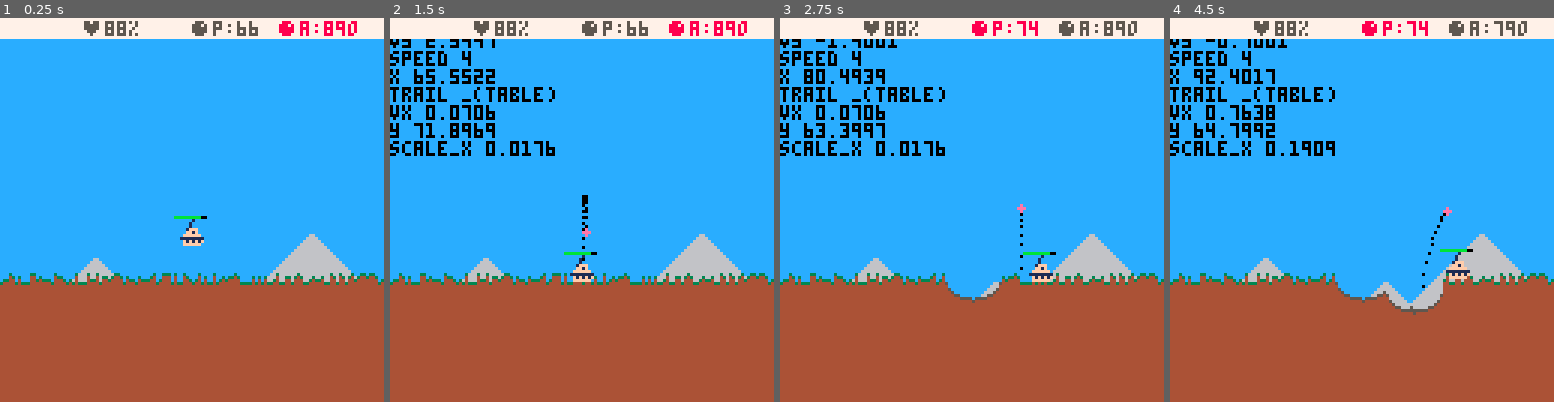
Above: before the commit, frames 1-4 (left to right).
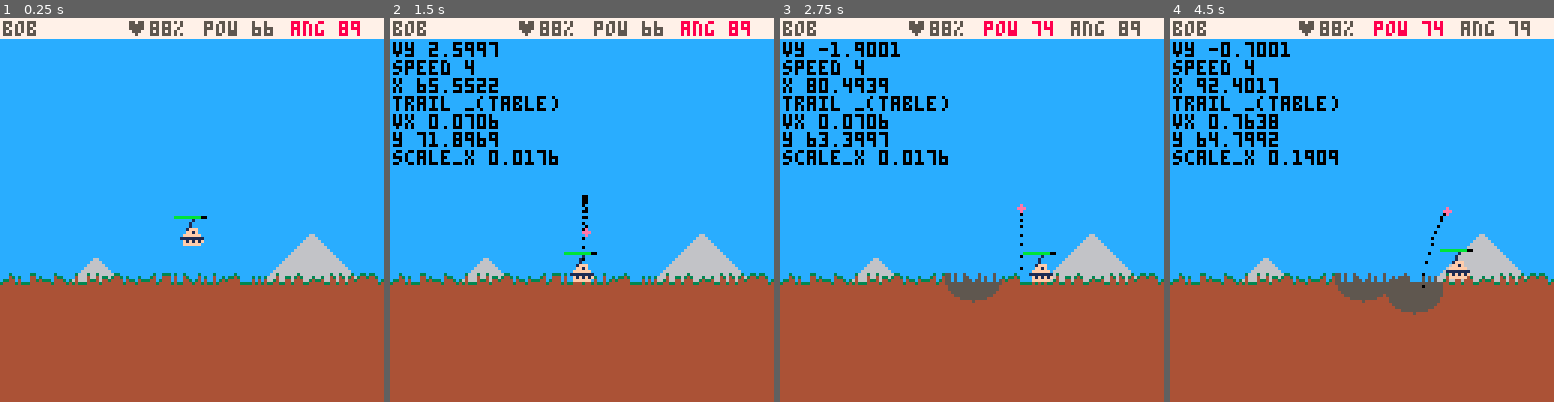
Above: after the commit, the same moments.

Repository: garrow/pico8
Game: PICO-8 cartridge carts/scorch.p8
The game is run twice, just before and just after one commit, with the same random seed, the same clock (stepped at 60 frames per second) and the same inputs.
Inputs:
- Up to frame 1 (0.25 s): no input
- Up to frame 2 (1.5 s): tap X (X key) at 0.33, 1.07 s; tap O (Z key) at 0.7 s
- Up to frame 3 (2.75 s): hold Right 1.6-2.1 s; tap O (Z key) at 1.7, 2.1, 2.5 s; tap X (X key) at 1.85 s; hold Up 2.15-2.42 s; hold Right from 2.47 s (still down)
- Up to frame 4 (4.5 s): tap O (Z key) every 0.4 s from 2.9 to 4.1 s; tap X (X key) at 2.97, 4.08 s; release Right at 3.03 s; hold Left 3.08-3.58 s; hold Down 3.63-3.97 s; hold Right from 4.02 s (still down)

The runs differ from the first frame. In frame 1, 1.8% of the frame differs, in the area x 0-94%, y 0-5%; in frame 2, 7.3%; in frame 3, 7.8%; in frame 4, 8.8%, in the area x 0-94%, y 0-76%.

Commit message:
Clean UI

Diff:
--- a/carts/scorch.p8
+++ b/carts/scorch.p8
@@ -57,7 +57,8 @@
 conf.gravity = 0.3
 conf.use_screenshake = true
 
-player_tank = nil
+player1_tank = nil
+player2_tank = nil
 
 
 
@@ -73,15 +74,18 @@
 
   first_terrain = copy(terrain)
 
-  player_tank = make_tank()
-
-end
-
-function make_tank()
+  player1_tank = make_tank()
+
+end
+
+function make_tank(name)
+  if not name then name = "bob" end
+
   local t = {}
   t.color = flr(rnd(15))
   t.x = 64
   t.y = 64
+  t.name = name
   t.tur_angle = 89 -- flr(rnd(90)) + 90
   t.input_type = "angle"
   t.power  = flr(rnd(conf.max_power))
@@ -127,7 +131,7 @@
   t += 1
   t %= max_int
 
-  tanks = { player_tank }
+  tanks = { player1_tank }
 
   local firing = btn(4, 0) and btnp(4, 0)
 
@@ -141,12 +145,12 @@
     if not time_paused then
       explosion   = tick_explosion(explosion)
       terrain     = apply_terrain_destruction(terrain, explosion)
-      player_tank = apply_tank_damage(player_tank, explosion)
+      player1_tank = apply_tank_damage(player1_tank, explosion)
     end
   else
     if firing and not bullet then
-      bullet = simple_shoot(player_tank)
-      -- explosion = spawn_explosion(player_tank.x, player_tank.y)
+      bullet = simple_shoot(player1_tank)
+      -- explosion = spawn_explosion(player1_tank.x, player1_tank.y)
     end
   end
 
@@ -172,57 +176,57 @@
   end
 
   if btn(5, 0) and btnp(5,0) then
-    if player_tank.input_type == "power" then
-      player_tank.input_type = "angle"
+    if player1_tank.input_type == "power" then
+      player1_tank.input_type = "angle"
     else
-      if player_tank.input_type == "angle" then
-        player_tank.input_type = "power"
+      if player1_tank.input_type == "angle" then
+        player1_tank.input_type = "power"
       end
     end
   end
 
   if btn(0, 0) then
-    player_tank.x = max(0, player_tank.x - conf.tank_speed)
+    player1_tank.x = max(0, player1_tank.x - conf.tank_speed)
   end
   if btn(1, 0) then
-    player_tank.x = min(128, player_tank.x + conf.tank_speed)
+    player1_tank.x = min(128, player1_tank.x + conf.tank_speed)
   end
 
   -- gravity hax
 
-  tank_pos_on_terrain = 128 - conf.tank_height - terrain[""..player_tank.x]
-  actual_tank_pos = player_tank.y
+  tank_pos_on_terrain = 128 - conf.tank_height - terrain[""..player1_tank.x]
+  actual_tank_pos = player1_tank.y
 
   if actual_tank_pos < tank_pos_on_terrain then
-    player_tank.y += 1
+    player1_tank.y += 1
   end
 
   if actual_tank_pos > tank_pos_on_terrain then
-    player_tank.y -= 1
-
-  end
-
-
-
-  -- foo =  { gat = 128 - terrain[""..player_tank.y],  tx = player_tank.x  }
-
-  if player_tank.input_type == "angle" then
+    player1_tank.y -= 1
+
+  end
+
+
+
+  -- foo =  { gat = 128 - terrain[""..player1_tank.y],  tx = player1_tank.x  }
+
+  if player1_tank.input_type == "angle" then
     if btn(2, 0) then
-      na = (player_tank.tur_angle + conf.turret_speed) % 360
-      player_tank.tur_angle = na
+      na = (player1_tank.tur_angle + conf.turret_speed) % 360
+      player1_tank.tur_angle = na
     end
     if btn(3, 0) then
-      na = (player_tank.tur_angle - conf.turret_speed) % 360
-      player_tank.tur_angle = na
-    end
-  end
-
-  if player_tank.input_type == "power" then
-    new_tank_power = player_tank.power
-    if btn(2, 0) then new_tank_power = player_tank.power + 1 end
-    if btn(3, 0) then new_tank_power = player_tank.power - 1 end
-
-    player_tank.power = clamp(new_tank_power, 1, conf.max_power)
+      na = (player1_tank.tur_angle - conf.turret_speed) % 360
+      player1_tank.tur_angle = na
+    end
+  end
+
+  if player1_tank.input_type == "power" then
+    new_tank_power = player1_tank.power
+    if btn(2, 0) then new_tank_power = player1_tank.power + 1 end
+    if btn(3, 0) then new_tank_power = player1_tank.power - 1 end
+
+    player1_tank.power = clamp(new_tank_power, 1, conf.max_power)
   end
 end
 
@@ -390,9 +394,9 @@
 
   draw_terrain(terrain, first_terrain)
   draw_bullet(bullet)
-  draw_tank(player_tank)
-  draw_healthbar(player_tank)
-  draw_player_ui(player_tank)
+  draw_tank(player1_tank)
+  draw_healthbar(player1_tank)
+  draw_player_ui(player1_tank)
 
 
 
@@ -436,7 +440,7 @@
   local inactive = darkgrey
   local base_y = 1
 
-  if player_tank.input_type == "power" then
+  if player1_tank.input_type == "power" then
     power_color = active
     angle_color = inactive
   else
@@ -445,10 +449,11 @@
   end
 
   rectfill(0,0, 128, 6, white)
-
-  print("\x86p:"..tank.power,          128 - chars(13),     base_y, power_color)
-  print("\x86a:"..tank.tur_angle.."o", 128 - chars(7) - 1,  base_y, angle_color)
-  print("\x87"..tank.health .."%",     128 - chars(20) - 1, base_y, inactive)
+  print(tank.name, 1, base_y, inactive)
+  print("\x87"..tank.health .."%",     128 - chars(17) - 1, base_y, inactive)
+  print("pow "..tank.power,          128 - chars(12),     base_y, power_color)
+
+  print("ang "..tank.tur_angle, 128 - chars(6) - 1,  base_y, angle_color)
   -- print("\x84\x84\x81\x81\x84\x84" ,     128 - chars(20) - 1, base_y + chars(15), lightgrey)
   -- print("\x84\x84\x81\x81\x84\x84" ,     128 - chars(20) , base_y + chars(15) +1, white)
   -- print()
@@ -497,7 +502,7 @@
     else
       decoration = debris
       -- shadow
-      -- rectfill(tx, 128 - orig_height, tx, 128, shadow)
+      rectfill(tx, 128 - orig_height, tx, 128, shadow)
     end
 
     -- main terrain
@@ -520,7 +525,7 @@
 function draw_bullet(bullet)
   if not bullet then return end
 
-  print_debug_table(bullet, 0, 5, 0)
+  print_debug_table(bullet, 1, 8, 0)
   circfill(bullet.x, bullet.y, 1, 14)
   for trail in all(bullet.trail) do
     circfill(trail.x, trail.y, 0, 0)
